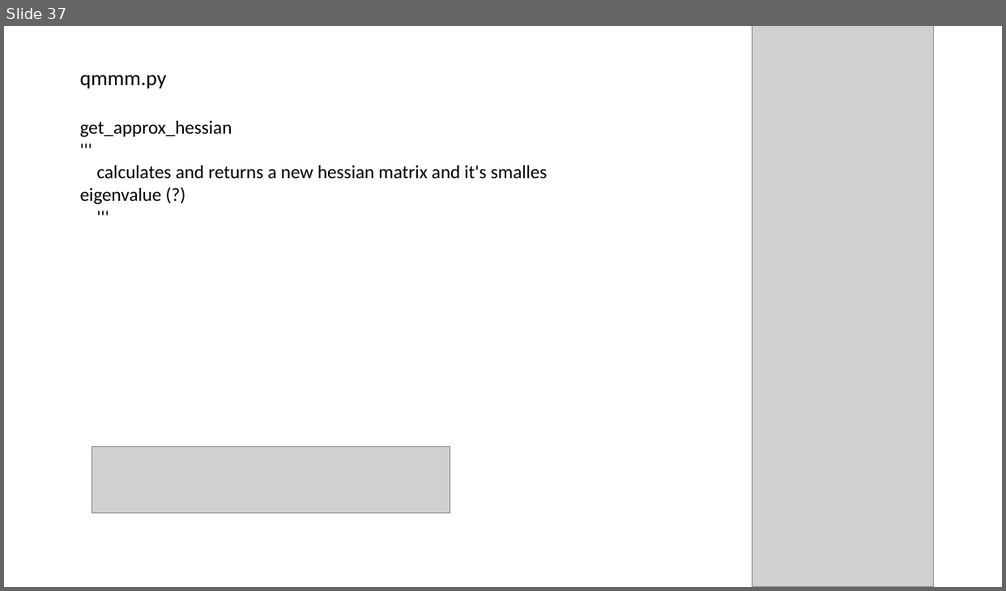
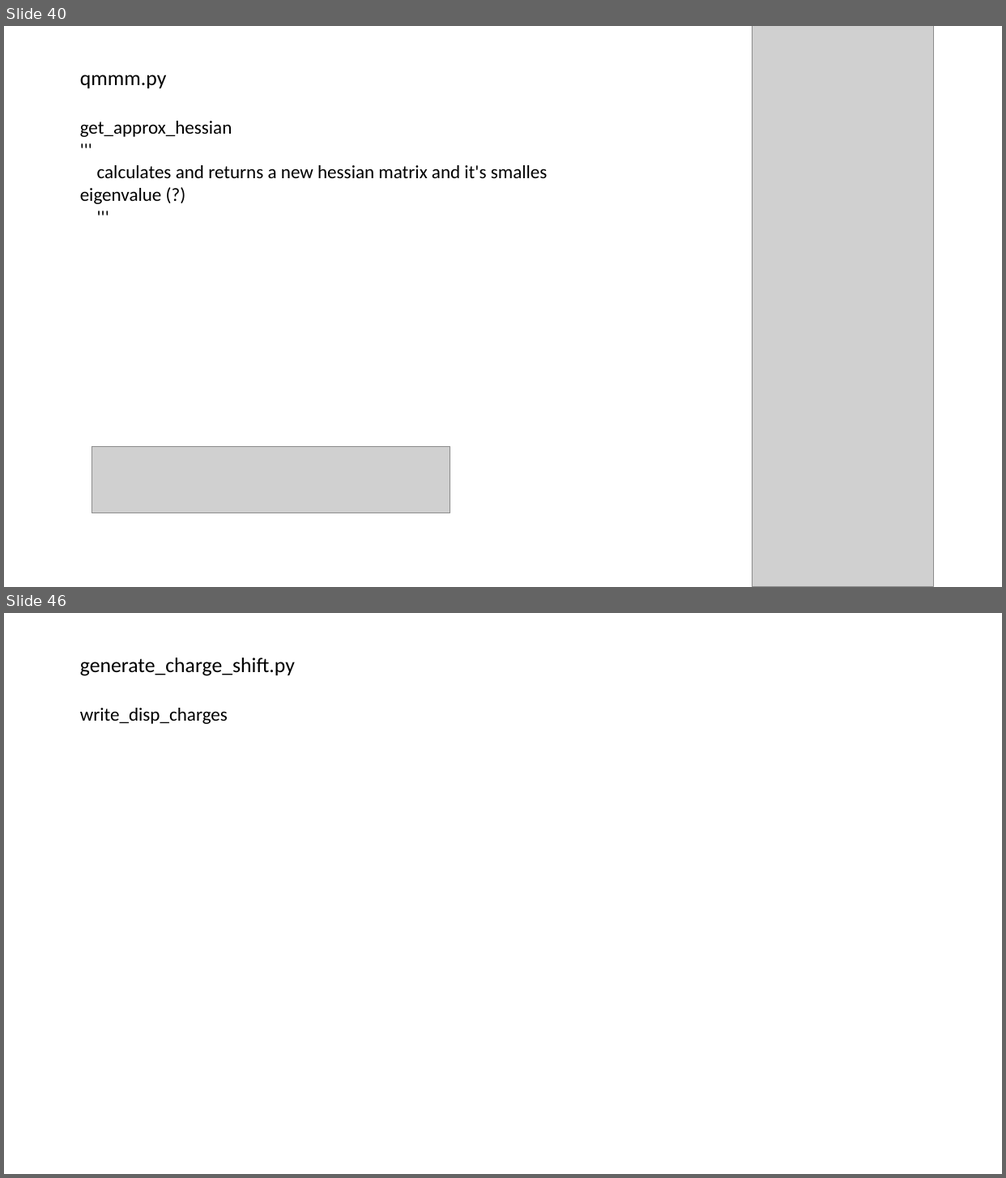
Before and after one commit to AlinaJansen/qmmm_revision, a slide deck: gmx2qmmm_overview.pptx. Shown one above the other, each under a label of ours: slide 37 before the commit, slides 40 and 46 after it; the slides between them are not shown. The pictures are 1006x591 and 1006x1178 pixels, drawn with LibreOffice and Linux fonts; fonts in the diff are those of the drawing; grey boxes stand for pictures. Boxes give left, top, right and bottom in pixels: in the first picture for what was removed or moved away, otherwise in the second. Text is boxed around its words. In the diff, an @@ line names an element or a change of style, - is before the commit and + after.

```diff
--- a/gmx2qmmm_overview.pptx
+++ b/gmx2qmmm_overview.pptx
@@ slide 46 added at (x1=4, y1=613, x2=1002, y2=1174), background #FFFFFF @@
@@ title added at (x1=80, y1=658, x2=295, y2=676), 20 pt, text #000000 @@
+generate_charge_shift.py
@@ text added at (x1=80, y1=708, x2=228, y2=724), 18 pt, text #000000 @@
+write_disp_charges
@@ what was slide 37 is now slide 40 @@
```
Also in this commit, not shown: 5 slides changed, 18 other slides added, 3 other files.
